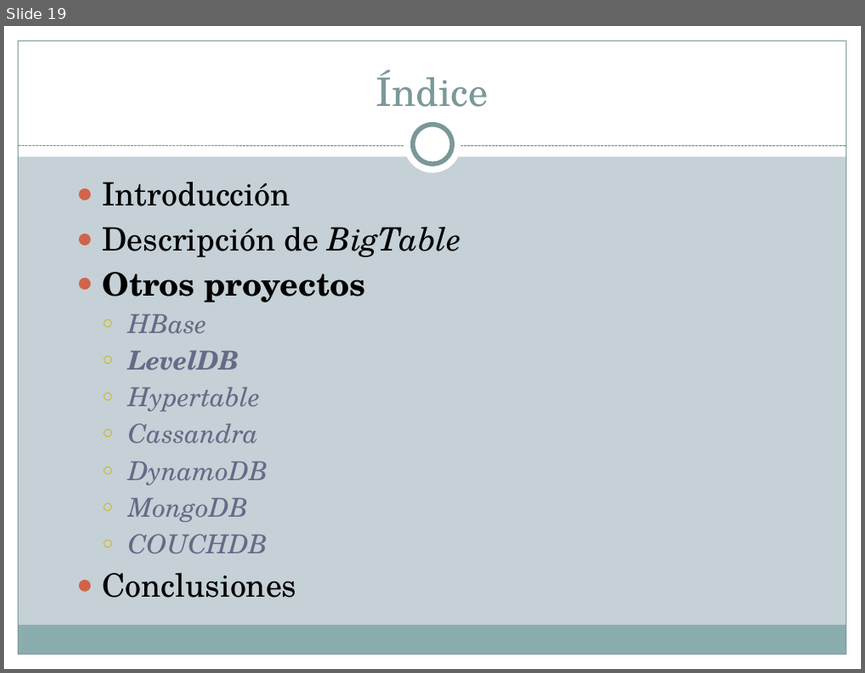
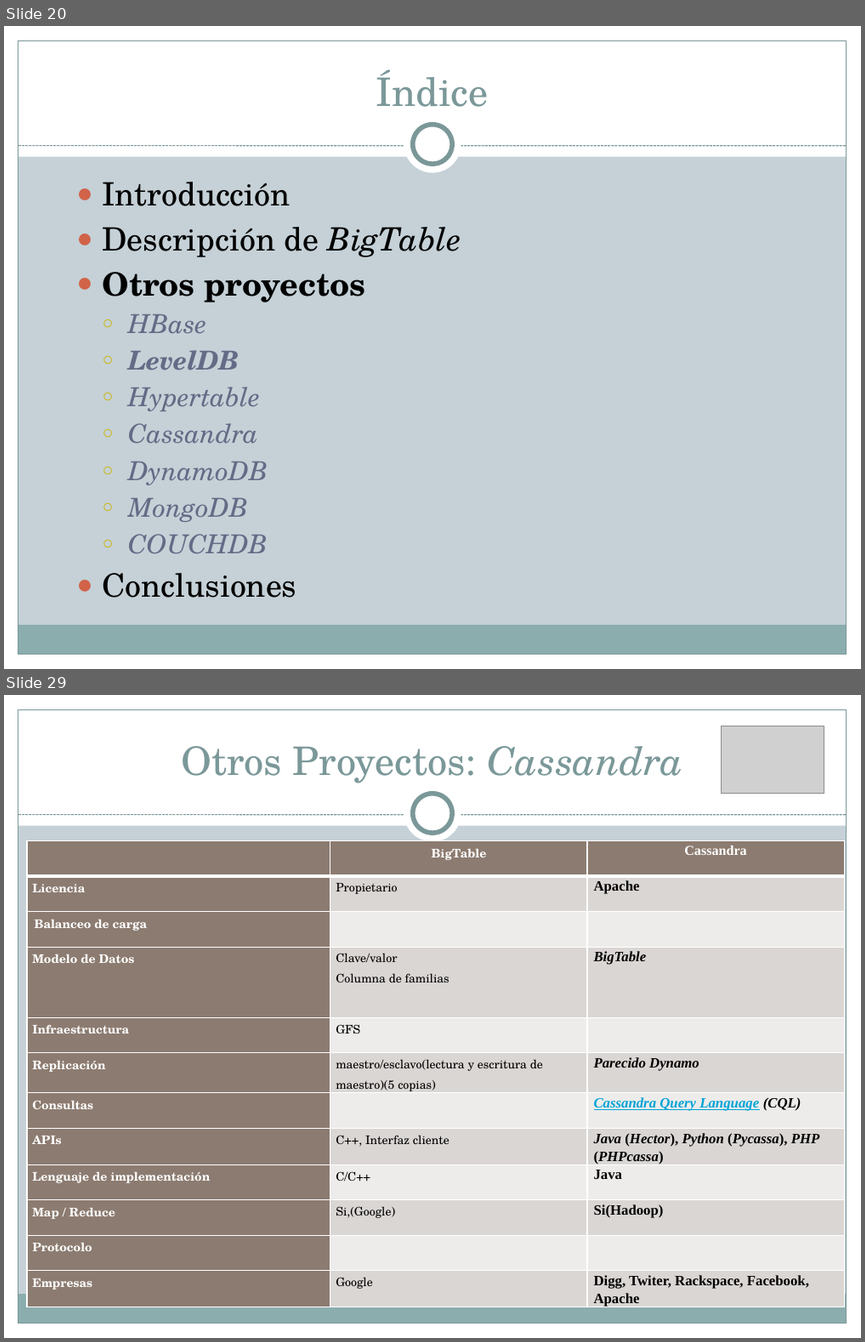
Before and after one commit to Transistores-de-silicio/Trabajo-MABD, a slide deck: BigTable - copia para Carlitos.pptx. Shown one above the other, each under a label of ours: slide 19 before the commit, slides 20 and 29 after it; the slides between them are not shown. The pictures are 865x673 and 865x1342 pixels, drawn with LibreOffice and Linux fonts; fonts in the diff are those of the drawing; grey boxes stand for pictures. Boxes give left, top, right and bottom in pixels: in the first picture for what was removed or moved away, otherwise in the second. Text is boxed around its words. In the diff, an @@ line names an element or a change of style, - is before the commit and + after.

```diff
--- a/BigTable - copia para Carlitos.pptx
+++ b/BigTable - copia para Carlitos.pptx
@@ slide 29 added at <box>4,695,861,1338</box>, background #C5D1D7; not listed: 9 template elements that a slide beside it also shows @@
@@ picture added at <box>721,726,824,794</box> @@
@@ title added at <box>181,746,683,783</box>, 33 pt, text #7C999A @@
+Otros Proyectos: Cassandra
@@ table added at <box>27,840,845,1310</box>, 12 rows, 3 columns @@
+ | BigTable | Cassandra
+Licencia | Propietario | Apache
+Balanceo de carga |  | 
+Modelo de Datos | Clave/valor / Columna de familias | BigTable
+Infraestructura | GFS | 
+Replicación | maestro/esclavo(lectura y escritura de maestro)(5 copias) | Parecido Dynamo
+Consultas |  | Cassandra Query Language (CQL)
+APIs | C++, Interfaz cliente | Java (Hector), Python (Pycassa), PHP (PHPcassa)
+Lenguaje de implementación | C/C++ | Java
+Map / Reduce | Si,(Google) | Si(Hadoop)
+Protocolo |  | 
+Empresas | Google | Digg, Twiter, Rackspace, Facebook, Apache
@@ what was slide 19 is now slide 20 @@
```
Also in this commit, not shown: 13 slides changed, 11 other slides added, 1 other file.
